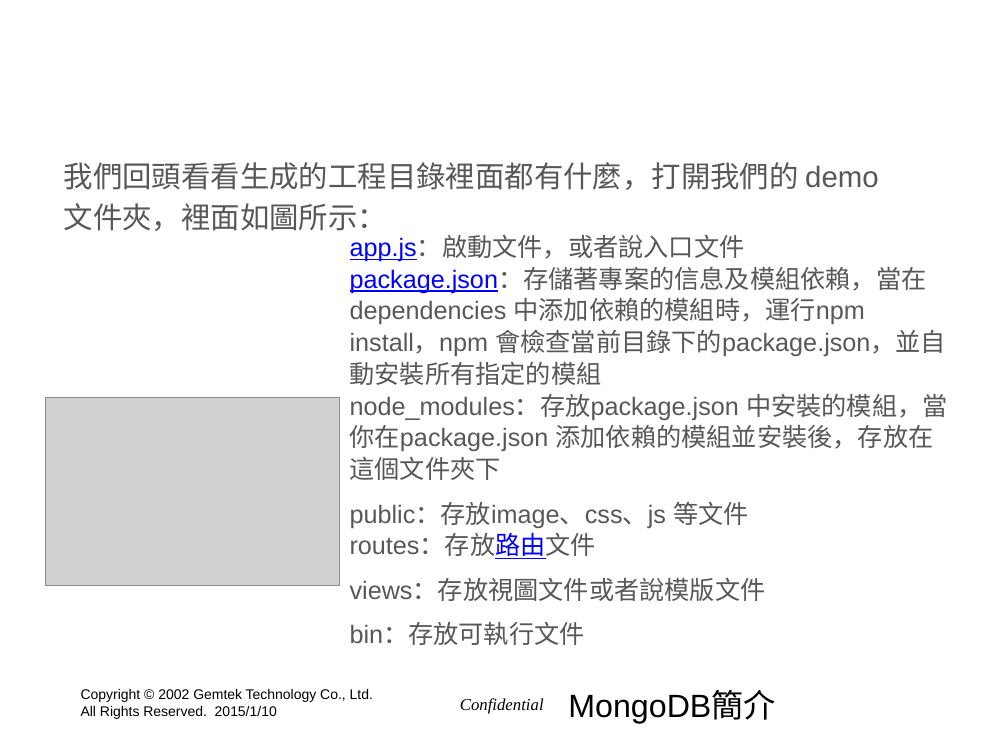
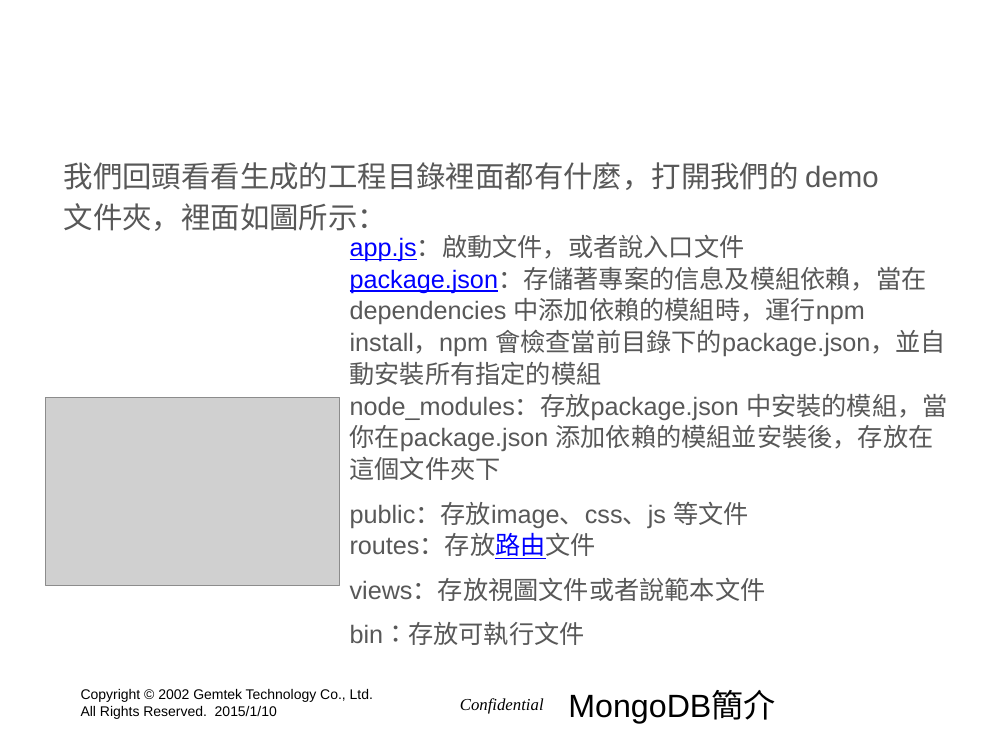
Before and after one commit to hyper570908/demo2, a slide deck: slide 23 of doc/GIot_Session2(win7).pptx. Drawn at 1008x756 pixels with LibreOffice and Linux fonts; fonts in the diff are those of the drawing; grey boxes stand for pictures; background and template pictures are left out. Boxes give left, top, right and bottom in pixels: in the first picture for what was removed or moved away, otherwise in the second. Text is boxed around its words. In the diff, an @@ line names an element or a change of style, - is before the commit and + after.

```diff
--- a/doc/GIot_Session2(win7).pptx
+++ b/doc/GIot_Session2(win7).pptx
@@ text at (350,578,766,601): text changed @@
-views：存放視圖文件或者說模版文件
+views：存放視圖文件或者說範本文件
```
Also in this commit, not shown: 7 other slides changed, 2 slides added, 2 other files.
